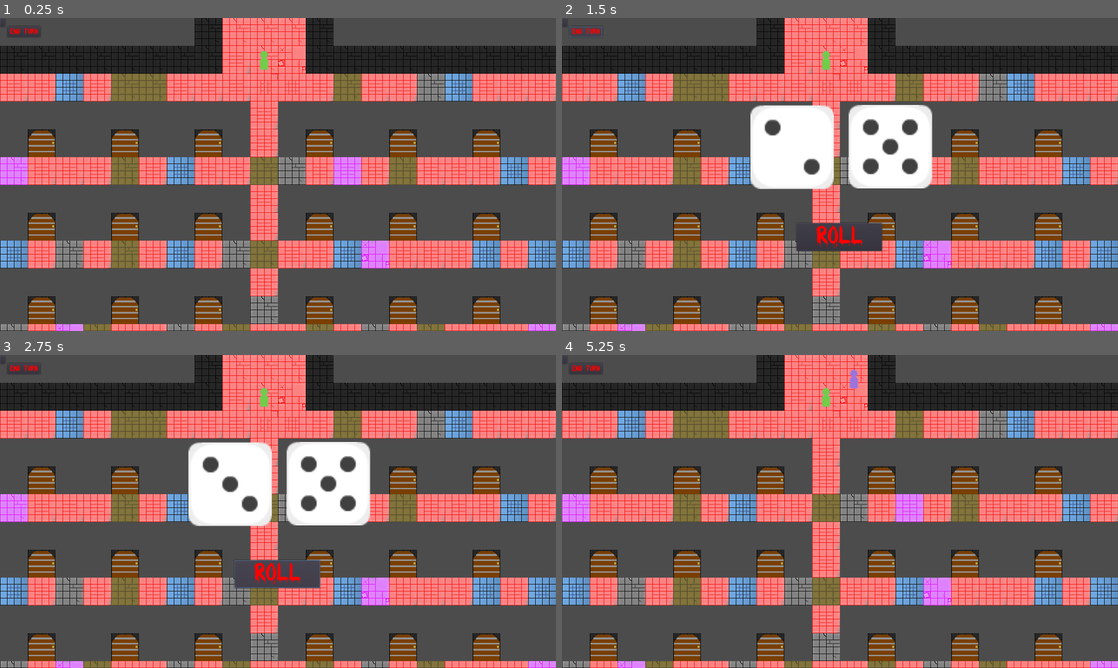
Above: before the commit, frames 1-4 (two rows, left to right).
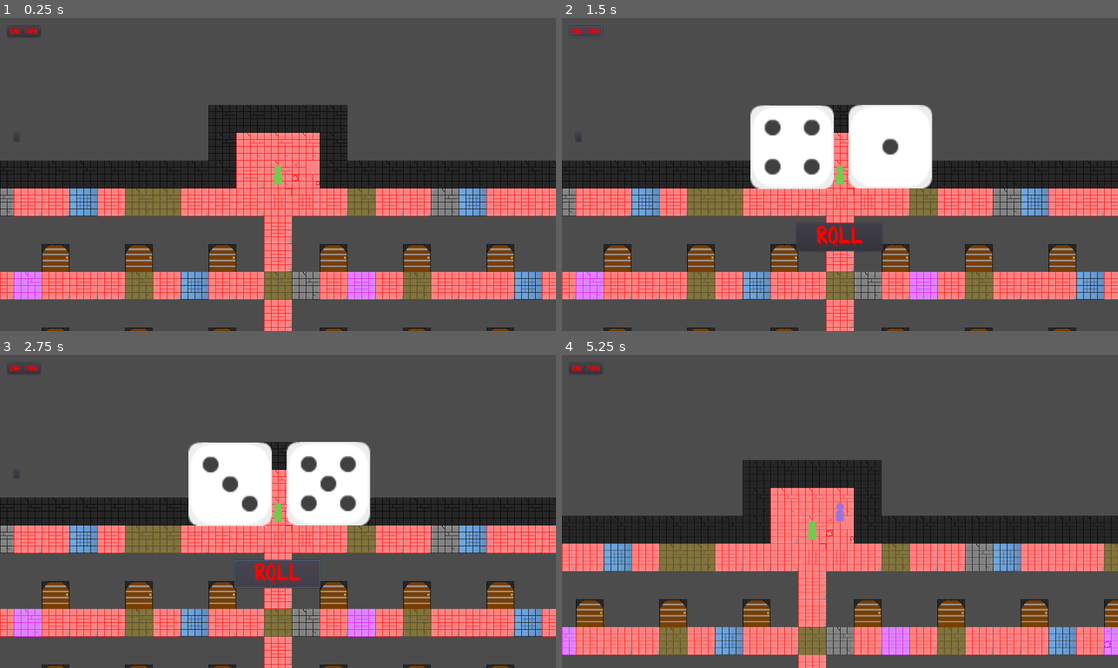
Above: after the commit, the same moments.

Repository: 44351-w22/protech-adaptation-game-sounds-good-studios
Game: Godot game, scene res://World.tscn
Two runs of this game, one before a commit and one after it. Both use one fixed random seed, a clock stepped at 60 frames per second and the inputs below.
Inputs (mouse positions are in pixels of both pictures, inside the frame that each line leads up to; where the layout moved, square brackets give the same spot in the first picture):
- Up to frame 1 (0.25 s): no input
- Up to frame 2 (1.5 s): click (578, 136) [562, 21] at 0.5 s; click "End Turn" at 1.25 s
- Up to frame 3 (2.75 s): click "ROLL" at 2 s
- Up to frame 4 (5.25 s): hold Right (ui_right) 2.78-3.53 s; tap Enter at 3.5 s; hold Down (ui_down) 3.53-4.28 s; hold Right (ui_right) 4.28-5.03 s; tap Space at 5 s; hold Up (ui_up) from 5.03 s (still down)

The runs differ from the first frame. In frame 1, 69% of the frame differs, in the area x 0-100%, y 0-100%; in frame 2, 63%; in frame 3, 62%; in frame 4, 72%.
Error before the commit: Attempt to call function 'get_parent' in base 'null instance' on a null instance. (res://World.gd:45)

Commit message:
Fixed camera not following the player

Diff:
--- a/FindTheKey_Minigame1/FindTheKey.gd
+++ b/FindTheKey_Minigame1/FindTheKey.gd
@@ -28,6 +28,7 @@
 onready var map5 = $UI/Maze5
 
 func _ready():
+
 	rng.randomize()
 	startingMaze = rng.randi_range(1, 5)
 	if startingMaze == 1:
--- a/FindTheKey_Minigame1/FindTheKey.tscn
+++ b/FindTheKey_Minigame1/FindTheKey.tscn
@@ -132,6 +132,8 @@
 "_edit_use_anchors_": false
 }
 
+[connection signal="defeat" from="." to="." method="_on_FindTheKey_defeat"]
+[connection signal="victory" from="." to="." method="_on_FindTheKey_victory"]
 [connection signal="playerWins" from="Maze" to="." method="_on_Maze_playerWins"]
 [connection signal="playerWins" from="Maze2" to="." method="_on_Maze2_playerWins"]
 [connection signal="playerWins" from="Maze3" to="." method="_on_Maze3_playerWins"]
--- a/Player.tscn
+++ b/Player.tscn
@@ -31,3 +31,6 @@
 [node name="Right" type="RayCast2D" parent="."]
 rotation = 4.71239
 collide_with_areas = true
+
+[node name="GameCam" type="Camera2D" parent="."]
+current = true
--- a/World.gd
+++ b/World.gd
@@ -1,6 +1,6 @@
 extends Node
 
-onready var cam = $GameCam
+onready var cam = $Player1/GameCam
 onready var p1 = $Player1
 onready var p2 = $Player2
 onready var p3 = $Player3
--- a/World.tscn
+++ b/World.tscn
@@ -8,18 +8,22 @@
 [ext_resource path="res://assets/BLOODY.TTF" type="DynamicFontData" id=6]
 [ext_resource path="res://OutSideTileMap.tscn" type="PackedScene" id=7]
 [ext_resource path="res://assets/Tiles/Black Room.png" type="Texture" id=8]
-[ext_resource path="res://assets/dice/dieWhite5.png" type="Texture" id=9]
-[ext_resource path="res://assets/dice/dieWhite2.png" type="Texture" id=10]
+[ext_resource path="res://assets/players/pieceGreen_single00.png" type="Texture" id=9]
+[ext_resource path="res://Player.gd" type="Script" id=10]
 [ext_resource path="res://assets/Tiles/Light Gray Brick Floor.png" type="Texture" id=11]
 [ext_resource path="res://assets/Tiles/Yellow Brick Floor.png" type="Texture" id=12]
 [ext_resource path="res://assets/Tiles/Red Brick Floor.png" type="Texture" id=13]
 [ext_resource path="res://assets/Tiles/Pale Blue Brick Floor.png" type="Texture" id=14]
 [ext_resource path="res://assets/Tiles/Purple Brick Floor.png" type="Texture" id=15]
+[ext_resource path="res://Dice_Roller.gd" type="Script" id=16]
 [ext_resource path="res://assets/Door/Door2.png" type="Texture" id=17]
 [ext_resource path="res://assets/Door/MasterDoor.png" type="Texture" id=18]
+[ext_resource path="res://Tiles.gd" type="Script" id=19]
+[ext_resource path="res://assets/dice/dieWhite1.png" type="Texture" id=20]
 [ext_resource path="res://assets/players/pieceBlue_single18.png" type="Texture" id=21]
 [ext_resource path="res://assets/players/piecePurple_single01.png" type="Texture" id=22]
 [ext_resource path="res://assets/players/pieceWhite_single00.png" type="Texture" id=23]
+[ext_resource path="res://assets/dice/dieWhite4.png" type="Texture" id=24]
 
 [sub_resource type="ConvexPolygonShape2D" id=8]
 points = PoolVector2Array( 0, 0, 64, 0, 64, 64, 0, 64 )
@@ -506,18 +510,34 @@
 "_edit_use_anchors_": false
 }
 
-[node name="TileMap" parent="." instance=ExtResource( 1 )]
+[node name="TileMap" type="TileMap" parent="." instance=ExtResource( 1 )]
 tile_set = SubResource( 1 )
+cell_tile_origin = 1
+show_collision = true
 collision_layer = 0
 collision_mask = 0
+occluder_light_mask = 0
+format = 1
 tile_data = PoolIntArray( -720880, 0, 0, -655344, 0, 0, -589807, 0, 0, -524271, 0, 0, -131065, 5, 0, -131064, 5, 0, -13 …(11420 unchanged characters)…
-
-[node name="Doors" parent="." instance=ExtResource( 2 )]
+script = ExtResource( 19 )
+
+[node name="Doors" type="TileMap" parent="." instance=ExtResource( 2 )]
 tile_set = SubResource( 32 )
+cell_quadrant_size = 64
+format = 1
 tile_data = PoolIntArray( 327675, 0, 0, 327678, 0, 0, 262145, 0, 0, 262148, 0, 0, 262151, 0, 0, 262155, 0, 0, 262158, 0 …(632 unchanged characters)…
 
 [node name="Player4" parent="." instance=ExtResource( 3 )]
 position = Vector2( 608, 96 )
+collision_layer = 0
+script = ExtResource( 10 )
+movesLeft = 0
+map1_found = false
+map2_found = false
+map3_found = false
+map4_found = false
+map5_found = false
+key_found = false
 
 [node name="CollisionShape2D" parent="Player4" index="0"]
 shape = SubResource( 33 )
@@ -525,8 +545,29 @@
 [node name="Sprite" parent="Player4" index="3"]
 texture = ExtResource( 23 )
 
+[node name="Left" parent="Player4" index="4"]
+rotation = 1.5708
+collide_with_areas = true
+
+[node name="Up" parent="Player4" index="5"]
+rotation = 3.14159
+collide_with_areas = true
+
+[node name="Right" parent="Player4" index="6"]
+rotation = 4.71239
+collide_with_areas = true
+
 [node name="Player3" parent="." instance=ExtResource( 3 )]
 position = Vector2( 608, 96 )
+collision_layer = 0
+script = ExtResource( 10 )
+movesLeft = 0
+map1_found = false
+map2_found = false
+map3_found = false
+map4_found = false
+map5_found = false
+key_found = false
 
 [node name="CollisionShape2D" parent="Player3" index="0"]
 shape = SubResource( 33 )
@@ -534,39 +575,126 @@
 [node name="Sprite" parent="Player3" index="3"]
 texture = ExtResource( 21 )
 
+[node name="Left" parent="Player3" index="4"]
+rotation = 1.5708
+collide_with_areas = true
+
+[node name="Up" parent="Player3" index="5"]
+rotation = 3.14159
+collide_with_areas = true
+
+[node name="Right" parent="Player3" index="6"]
+rotation = 4.71239
+collide_with_areas = true
+
 [node name="Player2" parent="." instance=ExtResource( 3 )]
-position = Vector2( 608, 96 )
+position = Vector2( 352, 160 )
+collision_layer = 0
+script = ExtResource( 10 )
+movesLeft = 0
+map1_found = false
+map2_found = false
+map3_found = false
+map4_found = false
+map5_found = false
+key_found = false
 
 [node name="CollisionShape2D" parent="Player2" index="0"]
 shape = SubResource( 33 )
 
+[node name="Down" parent="Player2" index="1"]
+cast_to = Vector2( -64, 0 )
+
 [node name="Sprite" parent="Player2" index="3"]
 texture = ExtResource( 22 )
 
+[node name="Left" parent="Player2" index="4"]
+rotation = 1.5708
+collide_with_areas = true
+
+[node name="Up" parent="Player2" index="5"]
+rotation = 3.14159
+collide_with_areas = true
+
+[node name="Right" parent="Player2" index="6"]
+rotation = 4.71239
+collide_with_areas = true
+
 [node name="Player1" parent="." instance=ExtResource( 3 )]
-position = Vector2( 352, 160 )
+position = Vector2( 608, 224 )
+collision_layer = 0
+script = ExtResource( 10 )
+movesLeft = 0
+map1_found = false
+map2_found = false
+map3_found = false
+map4_found = false
+map5_found = false
+key_found = false
 
 [node name="CollisionShape2D" parent="Player1" index="0"]
 shape = SubResource( 33 )
 
 [node name="Down" parent="Player1" index="1"]
-cast_to = Vector2( 64, 0 )
+cast_to = Vector2( 0, 64 )
+
+[node name="Sprite" parent="Player1" index="3"]
+texture = ExtResource( 9 )
+
+[node name="Left" parent="Player1" index="4"]
+rotation = 1.5708
+collide_with_areas = true
+
+[node name="Up" parent="Player1" index="5"]
+rotation = 3.14159
+collide_with_areas = true
+
+[node name="Right" parent="Player1" index="6"]
+rotation = 4.71239
+collide_with_areas = true
 
 [node name="CanvasLayer" type="CanvasLayer" parent="."]
 
 [node name="Dice_Roller" parent="CanvasLayer" instance=ExtResource( 5 )]
 visible = false
-totalRoll = 7
+anchor_right = 1.0
+anchor_bottom = 1.0
+script = ExtResource( 16 )
+__meta__ = {
+"_edit_use_anchors_": false
+}
+totalRoll = 5
 
 [node name="DiceA" parent="CanvasLayer/Dice_Roller" index="0"]
-texture = ExtResource( 10 )
+position = Vector2( 530, 297 )
+scale = Vector2( 3, 3 )
+texture = ExtResource( 24 )
 
 [node name="DiceB" parent="CanvasLayer/Dice_Roller" index="1"]
-texture = ExtResource( 9 )
+position = Vector2( 756, 296 )
+scale = Vector2( 3, 3 )
+texture = ExtResource( 20 )
 
 [node name="Button" parent="CanvasLayer/Dice_Roller" index="2"]
+anchor_left = 0.5
+anchor_top = 1.0
+anchor_right = 0.5
+anchor_bottom = 1.0
+margin_left = -100.0
+margin_top = -248.0
+margin_right = 97.0
+margin_bottom = -184.0
+custom_colors/font_color_disabled = Color( 1, 0, 0, 1 )
+custom_colors/font_color_focus = Color( 1, 0, 0, 1 )
+custom_colors/font_color = Color( 1, 0, 0, 1 )
+custom_colors/font_color_hover = Color( 1, 0, 0, 1 )
+custom_colors/font_color_pressed = Color( 1, 0, 0, 1 )
 custom_fonts/font = SubResource( 34 )
 shortcut = SubResource( 3 )
+text = "ROLL"
+__meta__ = {
+"_edit_use_anchors_": false
+}
 
 [node name="EndTurn" type="Button" parent="CanvasLayer"]
 margin_left = 17.0
@@ -585,8 +713,9 @@
 "_edit_use_anchors_": false
 }
 
-[node name="OutSideTileMap" parent="." instance=ExtResource( 7 )]
+[node name="OutSideTileMap" type="TileMap" parent="." instance=ExtResource( 7 )]
 tile_set = SubResource( 7 )
+format = 1
 tile_data = PoolIntArray( -65529, 0, 0, -65528, 0, 0, -65527, 0, 0, -65526, 0, 0, -65525, 0, 0, 7, 0, 0, 11, 0, 0, 1310 …(1545 unchanged characters)…
 
 [connection signal="Collision" from="Player4" to="." method="_on_Player1_Collision"]
@@ -594,6 +723,7 @@
 [connection signal="Collision" from="Player2" to="." method="_on_Player1_Collision"]
 [connection signal="Collision" from="Player1" to="." method="_on_Player1_Collision"]
 [connection signal="pressed" from="CanvasLayer/Dice_Roller/Button" to="." method="_on_Button_pressed"]
+[connection signal="pressed" from="CanvasLayer/Dice_Roller/Button" to="CanvasLayer/Dice_Roller" method="_on_Button_pressed"]
 [connection signal="pressed" from="CanvasLayer/EndTurn" to="." method="_on_EndTurn_pressed"]
 
 [editable path="Player4"]
Not shown: 1 places in World.tscn that only renumber resources
